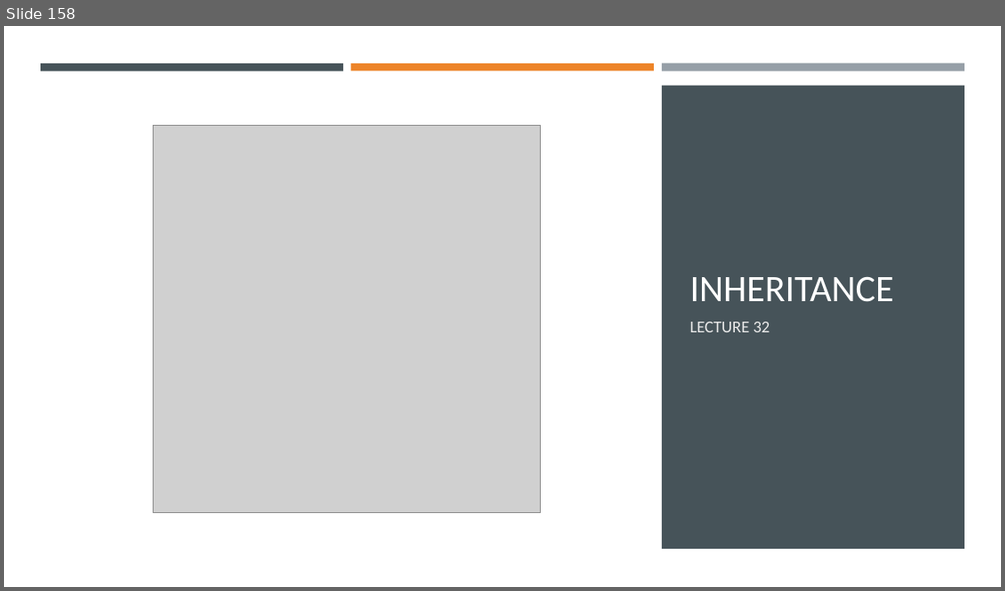
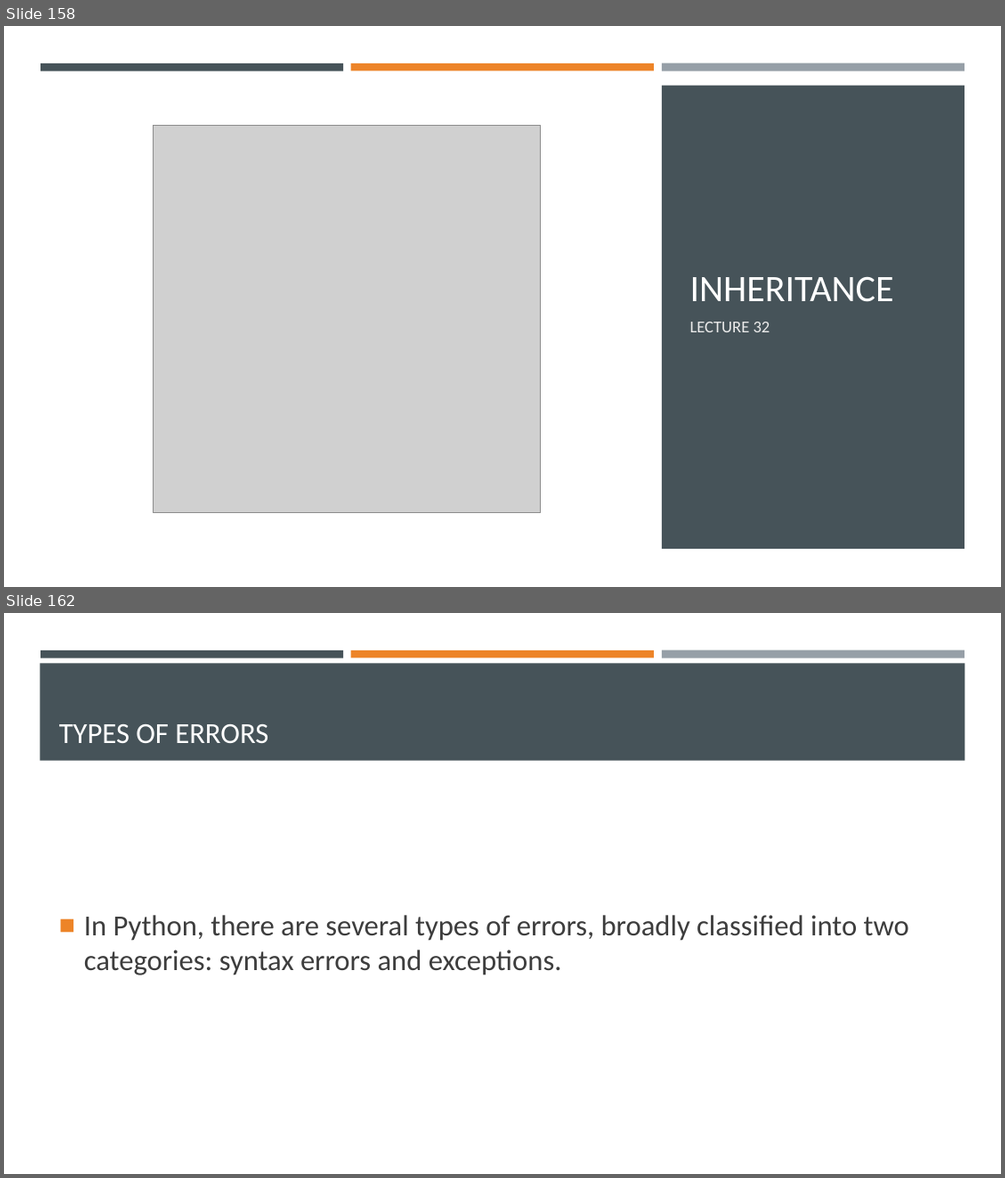
Before and after one commit to Ghost0396/iot, a slide deck: python/Python 3.pptx. Shown one above the other, each under a label of ours: slide 158 before the commit, slides 158 and 162 after it; the slides between them are not shown. The pictures are 1005x591 and 1005x1178 pixels, drawn with LibreOffice and Linux fonts; fonts in the diff are those of the drawing; grey boxes stand for pictures. Boxes give left, top, right and bottom in pixels: in the first picture for what was removed or moved away, otherwise in the second. Text is boxed around its words. In the diff, an @@ line names an element or a change of style, - is before the commit and + after.

```diff
--- a/python/Python 3.pptx
+++ b/python/Python 3.pptx
@@ slide 162 added at <box>4,613,1001,1174</box>, background #FFFFFF @@
@@ rectangle added at <box>40,663,965,761</box>, fill #465359 @@
@@ rectangle added at <box>40,650,343,657</box>, fill #465359 @@
@@ rectangle added at <box>351,650,654,657</box>, fill #ED8428 @@
@@ rectangle added at <box>662,650,964,658</box>, fill #969FA7 @@
@@ title added at <box>59,724,268,743</box>, 28 pt, text #FFFFFF @@
+TYPES OF ERRORS
@@ text added at <box>84,915,909,975</box>, 28 pt, text #3D3D3D @@
+■ In Python, there are several types of errors, broadly classified into two categories: syntax errors and exceptions.
```
Also in this commit, not shown: 19 other slides added, 2 other files.
